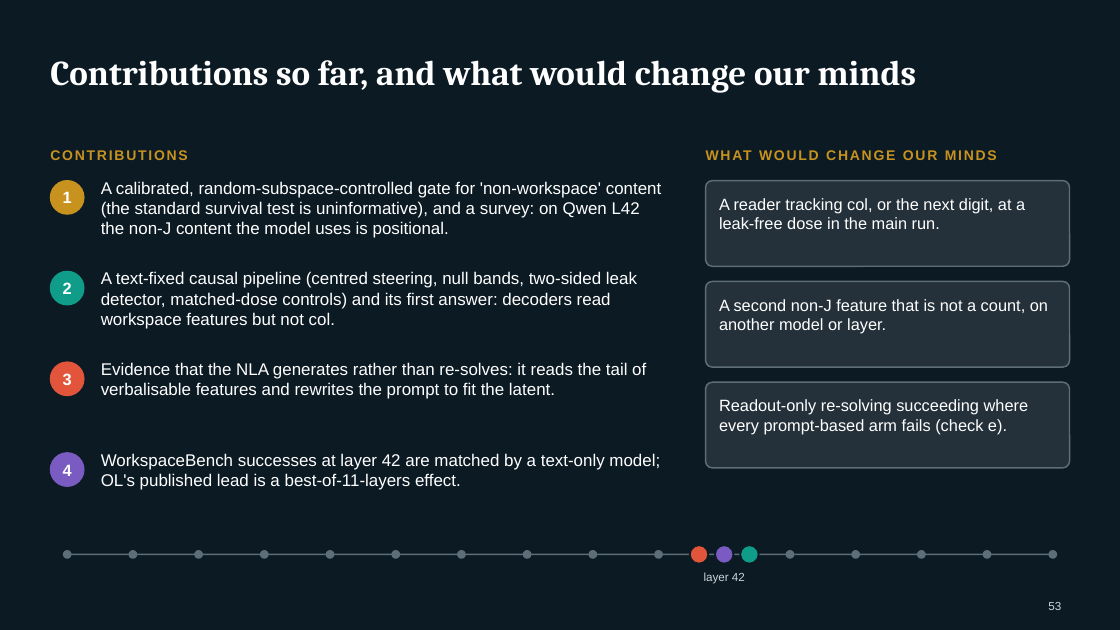
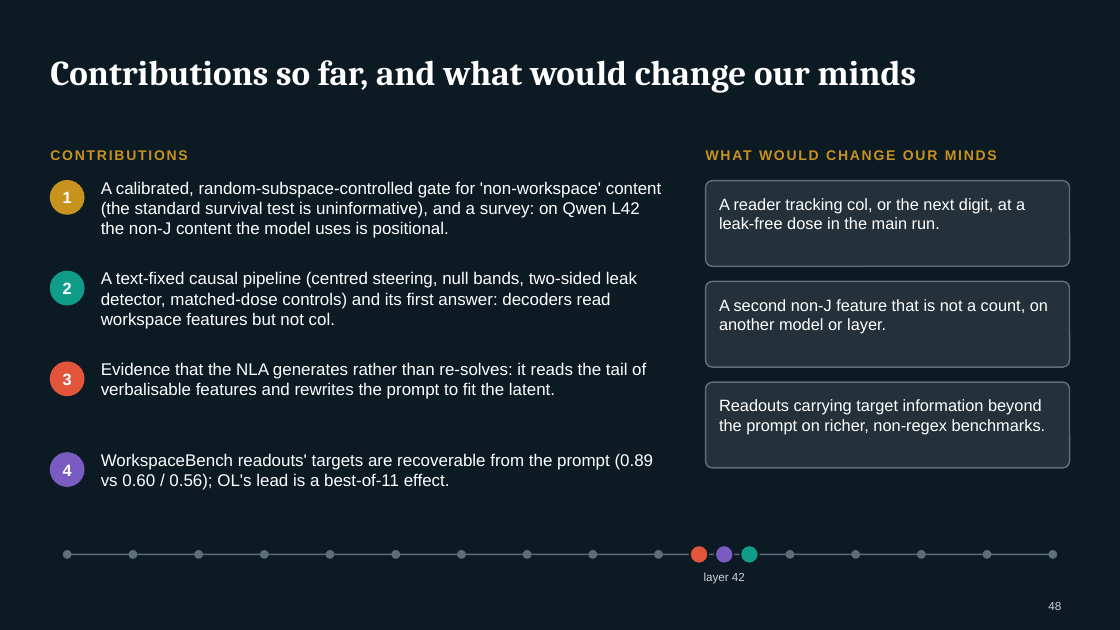
Before and after one commit to Jarus77/mats-nla-workspace, a slide deck: slide 48 of deck/mats_nla_workspace.pptx (slide 53 before the commit). Drawn at 1120x630 pixels with LibreOffice and Linux fonts; fonts in the diff are those of the drawing. Boxes give left, top, right and bottom in pixels: in the first picture for what was removed or moved away, otherwise in the second. Text is boxed around its words. In the diff, an @@ line names an element or a change of style, - is before the commit and + after.

```diff
--- a/deck/mats_nla_workspace.pptx
+++ b/deck/mats_nla_workspace.pptx
@@ text at [719,399,1046,435]: text changed @@
-Readout-only re-solving succeeding where every prompt-based arm fails (check e).
+Readouts carrying target information beyond the prompt on richer, non-regex benchmarks.
@@ text at [101,453,654,490]: text changed @@
-WorkspaceBench successes at layer 42 are matched by a text-only model; OL's published lead is a best-of-11-layers effect.
+WorkspaceBench readouts' targets are recoverable from the prompt (0.89 vs 0.60 / 0.56); OL's lead is a best-of-11 effect.
@@ page number at [1048,602,1061,610]: text changed @@
-53
+48
```
Also in this commit, not shown: 27 other slides changed, 1 slide added, 6 slides removed, 11 other files.
